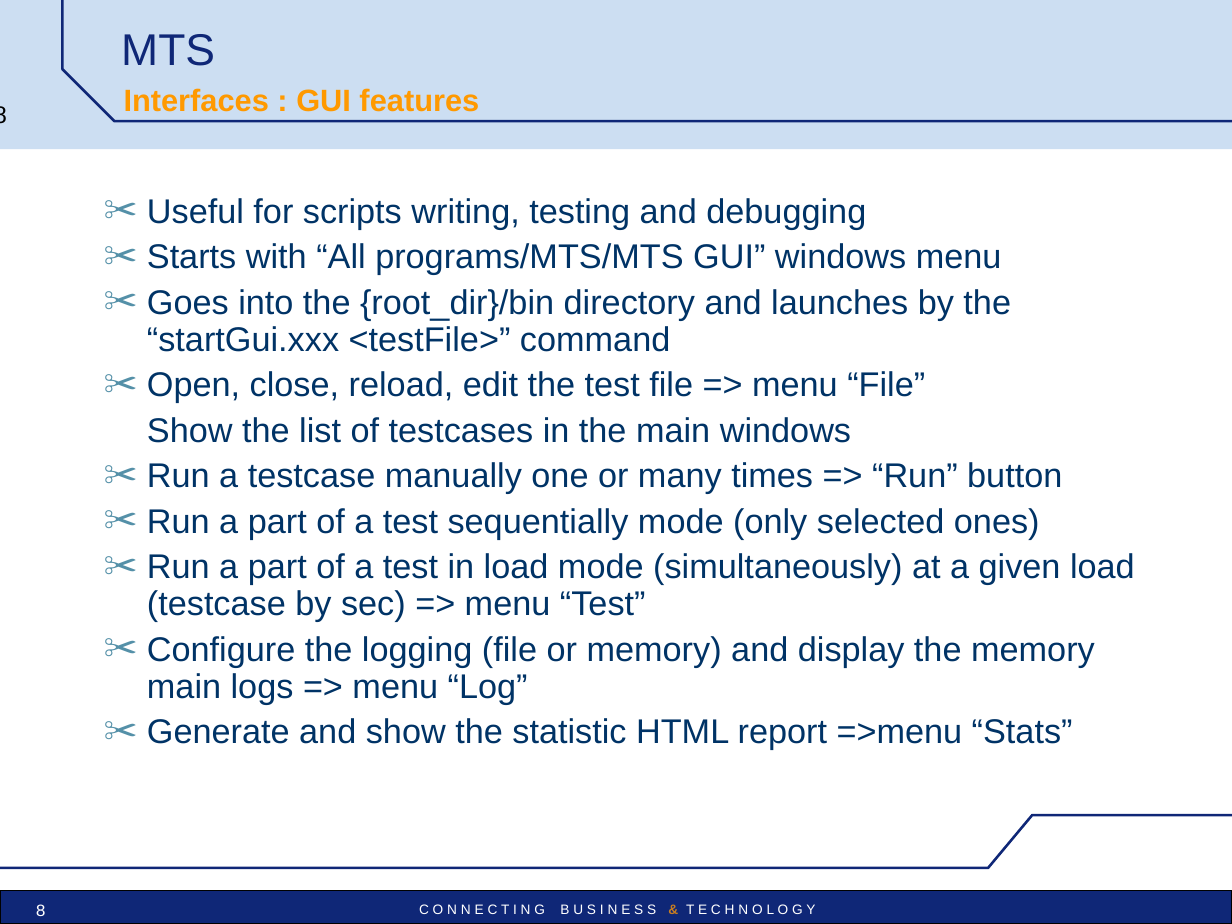
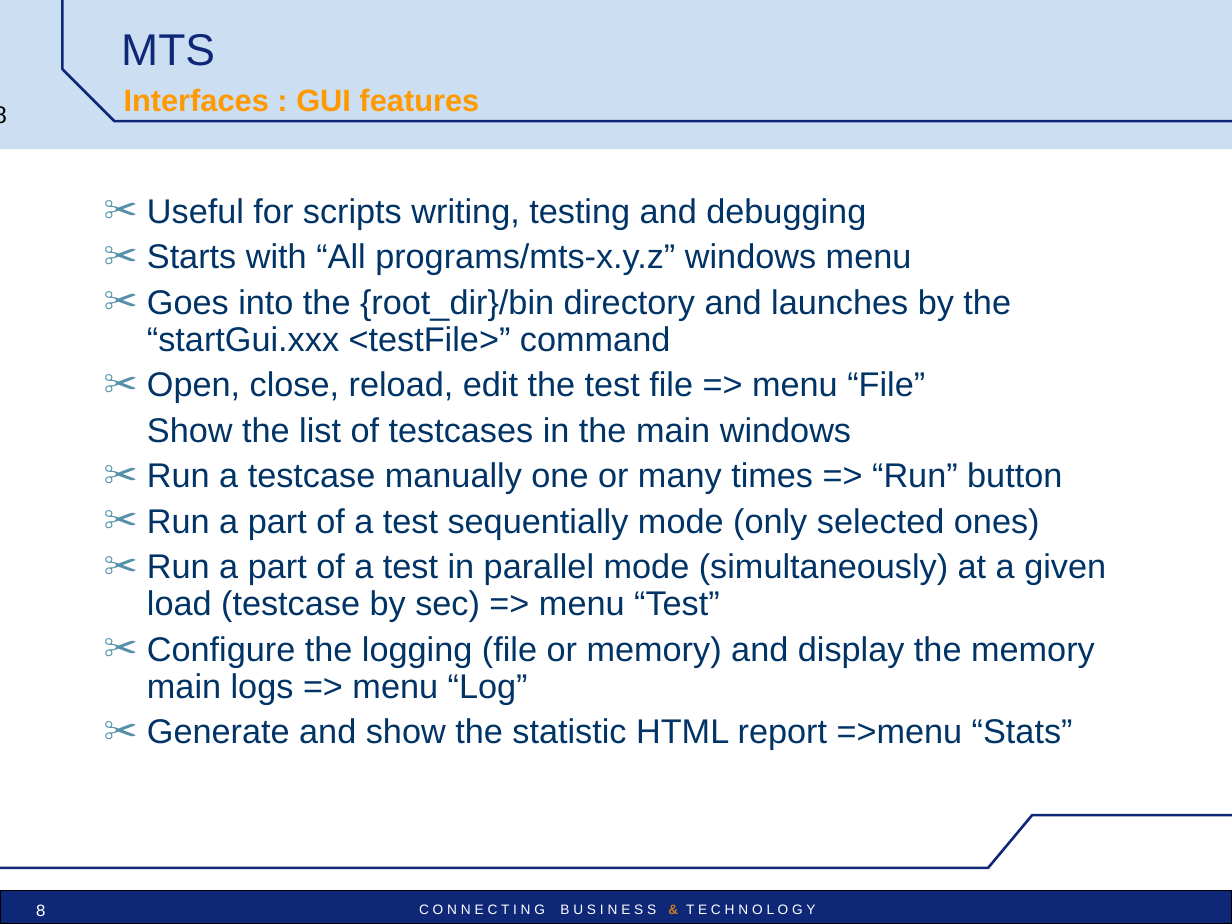
Before and after one commit to vu3mmg/mts-project, a slide deck: slide 8 of trunk/mts/src/main/doc/MTS_pres_technical.ppt. Drawn at 1232x924 pixels with LibreOffice and Linux fonts; fonts in the diff are those of the drawing; background and template pictures are left out. Boxes give left, top, right and bottom in pixels: in the first picture for what was removed or moved away, otherwise in the second. Text is boxed around its words. In the diff, an @@ line names an element or a change of style, - is before the commit and + after.

```diff
--- a/trunk/mts/src/main/doc/MTS_pres_technical.ppt
+++ b/trunk/mts/src/main/doc/MTS_pres_technical.ppt
@@ text at box(147, 243, 912, 275): text changed @@
-✂ Starts with “All programs/MTS/MTS GUI” windows menu
+✂ Starts with “All programs/mts-x.y.z” windows menu
@@ text at box(147, 553, 1106, 622): text changed @@
-✂ Run a part of a test in load mode (simultaneously) at a given load (testcase by sec) => menu “Test”
+✂ Run a part of a test in parallel mode (simultaneously) at a given load (testcase by sec) => menu “Test”
```
Also in this commit, not shown: 9 other slides changed, 2 slides added.
